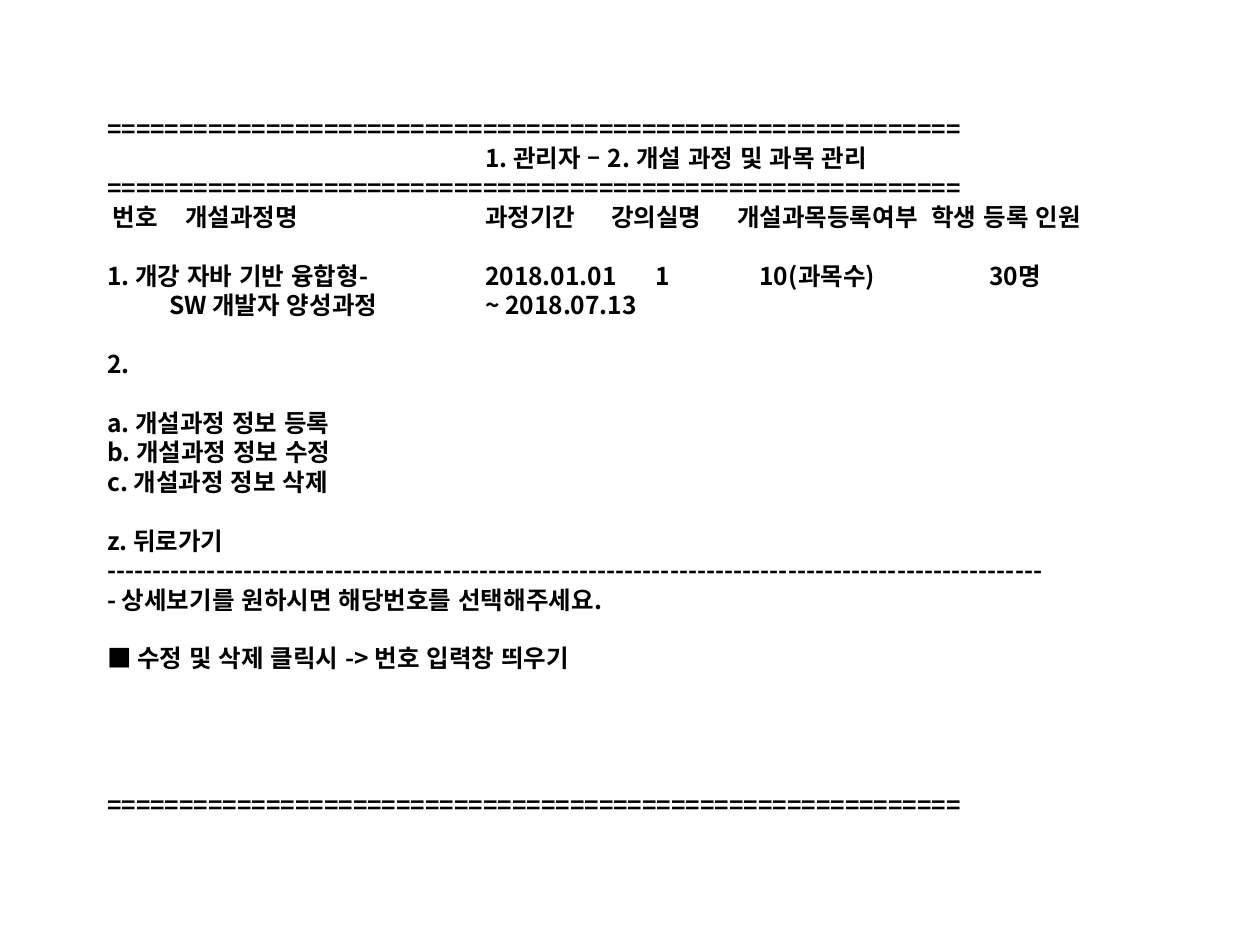
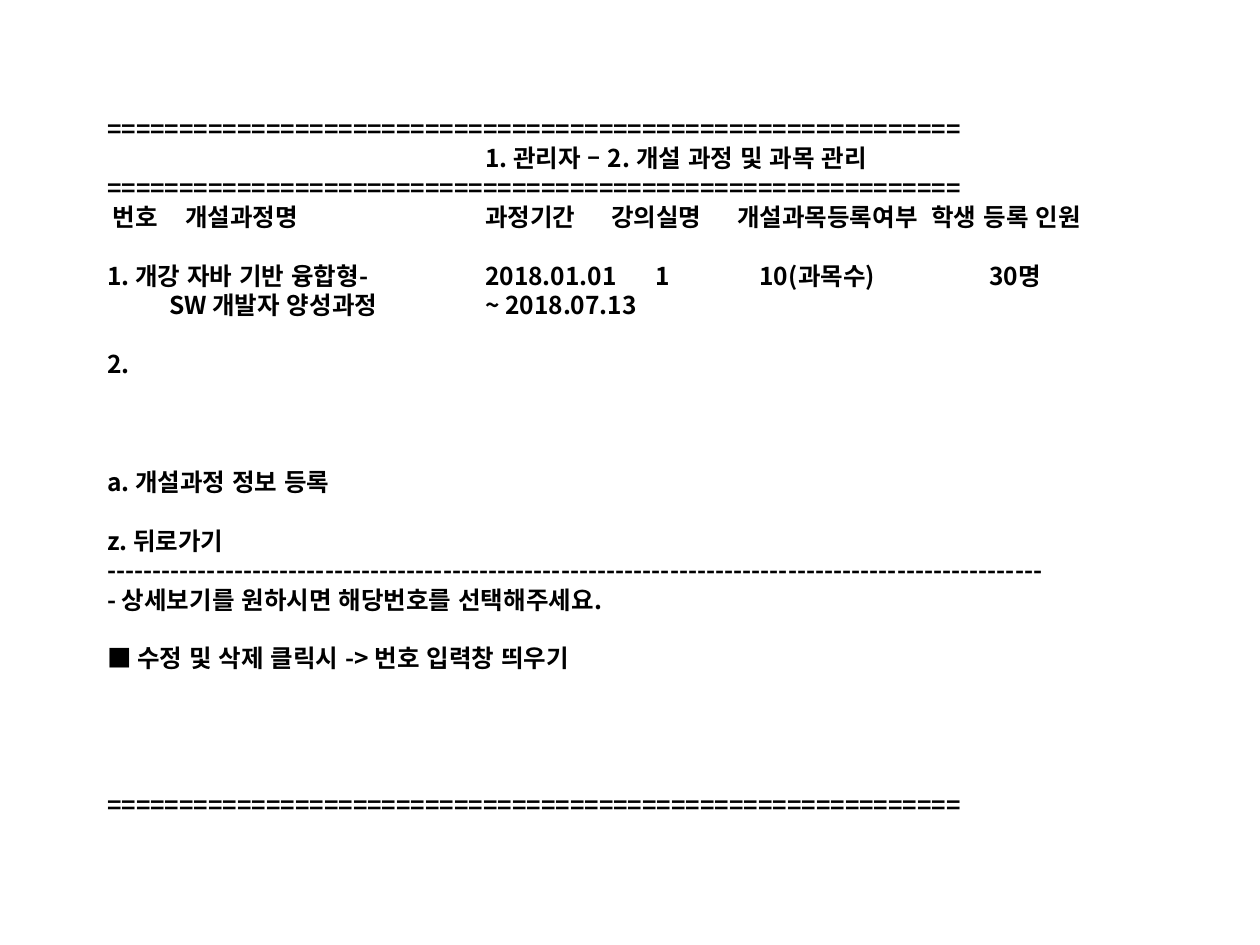
Before and after one commit to Yian-Kim/SEDU-Center, a slide deck: slide 13 of 03. 화면설계/01. 관리자/[디비2조]화면설계_관리자.pptx. Drawn at 1260x945 pixels with LibreOffice and Linux fonts; fonts in the diff are those of the drawing. Boxes give left, top, right and bottom in pixels: in the first picture for what was removed or moved away, otherwise in the second. Text is boxed around its words. In the diff, an @@ line names an element or a change of style, - is before the commit and + after.

Commit message:
1. POWER POINT 파일 수정
- [디비2조]화면설계_관리자.pptx 파일 수정
  (03. 화면설계\01. 관리자\[디비2조]화면설계_관리자.pptx)
- 관리자 메뉴 6번 교사평가 관리 및 결과 조회 수정

```diff
--- a/03. 화면설계/01. 관리자/[디비2조]화면설계_관리자.pptx
+++ b/03. 화면설계/01. 관리자/[디비2조]화면설계_관리자.pptx
@@ title at box(107, 146, 1080, 670): text changed @@
-===========================================================
-1. 관리자 – 2. 개설 과정 및 과목 관리===========================================================
-번호 개설과정명 과정기간 강의실명 개설과목등록여부 학생 등록 인원
-1. 개강 자바 기반 융합형- 2018.01.01 1 10(과목수) 30명
-SW 개발자 양성과정 ~ 2018.07.13
-2.
-a. 개설과정 정보 등록
-b. 개설과정 정보 수정
-c. 개설과정 정보 삭제
-z. 뒤로가기
--------------------------------------------------------------------------------------------------------
-- 상세보기를 원하시면 해당번호를 선택해주세요.
-■ 수정 및 삭제 클릭시 -> 번호 입력창 띄우기
-===========================================================
+===========================================================
+1. 관리자 – 2. 개설 과정 및 과목 관리===========================================================
+번호 개설과정명 과정기간 강의실명 개설과목등록여부 학생 등록 인원
+1. 개강 자바 기반 융합형- 2018.01.01 1 10(과목수) 30명
+SW 개발자 양성과정 ~ 2018.07.13
+2.
+a. 개설과정 정보 등록
+z. 뒤로가기
+-------------------------------------------------------------------------------------------------------
+- 상세보기를 원하시면 해당번호를 선택해주세요.
+■ 수정 및 삭제 클릭시 -> 번호 입력창 띄우기
+===========================================================
```
Also in this commit, not shown: 9 other slides changed, 1 slide added, 8 slides removed.
